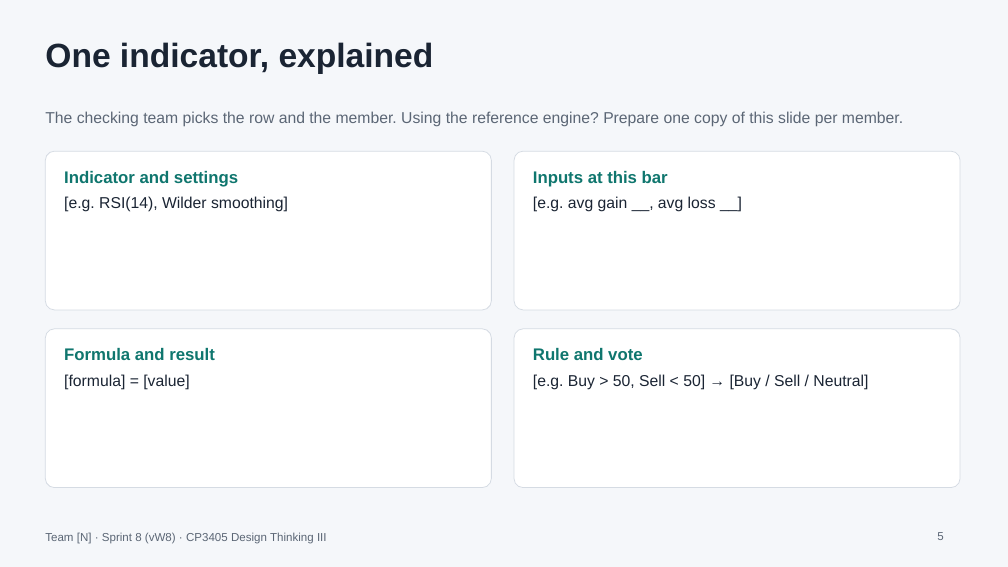
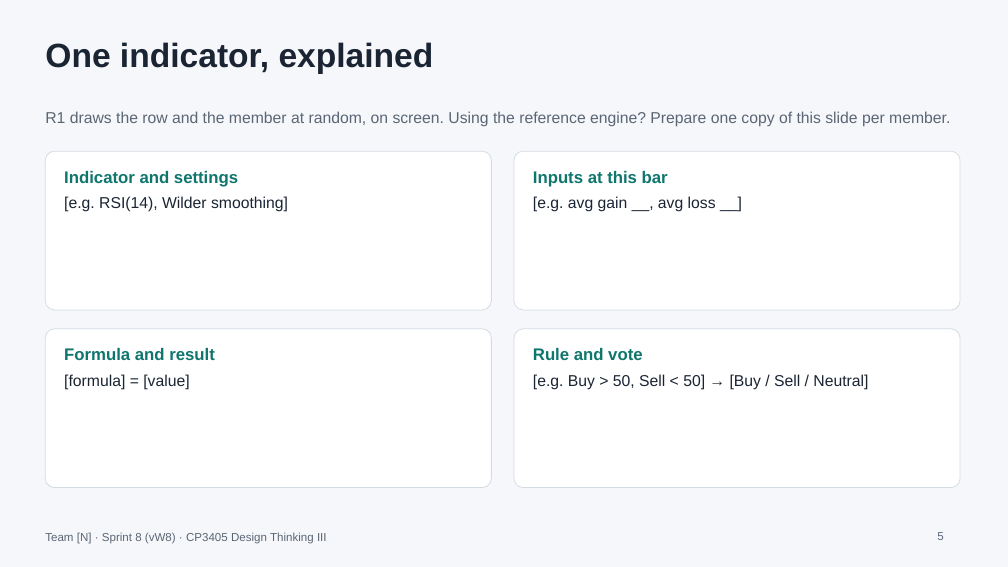
Before and after one commit to ProfDrTan/dt3-tr3-26-course-website, a slide deck: slide 5 of assets/sprint8/sprint8-presentation-template.pptx. Drawn at 1008x567 pixels with LibreOffice and Linux fonts; fonts in the diff are those of the drawing. Boxes give left, top, right and bottom in pixels: in the first picture for what was removed or moved away, otherwise in the second. Text is boxed around its words. In the diff, an @@ line names an element or a change of style, - is before the commit and + after.

Commit message:
Sprint 8: each team runs and audits its own live test (no cross-team checking); template updated

```diff
--- a/assets/sprint8/sprint8-presentation-template.pptx
+++ b/assets/sprint8/sprint8-presentation-template.pptx
@@ text at (45, 111, 950, 127): text changed @@
-The checking team picks the row and the member. Using the reference engine? Prepare one copy of this slide per member.
+R1 draws the row and the member at random, on screen. Using the reference engine? Prepare one copy of this slide per member.
```
Also in this commit, not shown: 2 other slides changed, 1 other file.
